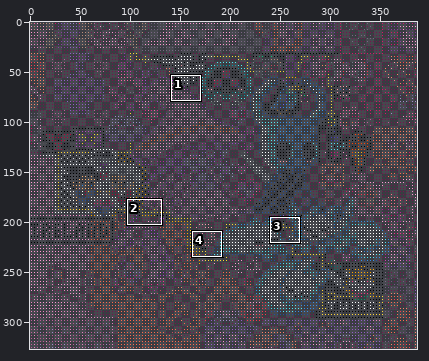
File history of a sprite sheet, hk_zone_1292-40.png. Above, an overview of the earlier version with the close-up marked.
Close-up. Before:
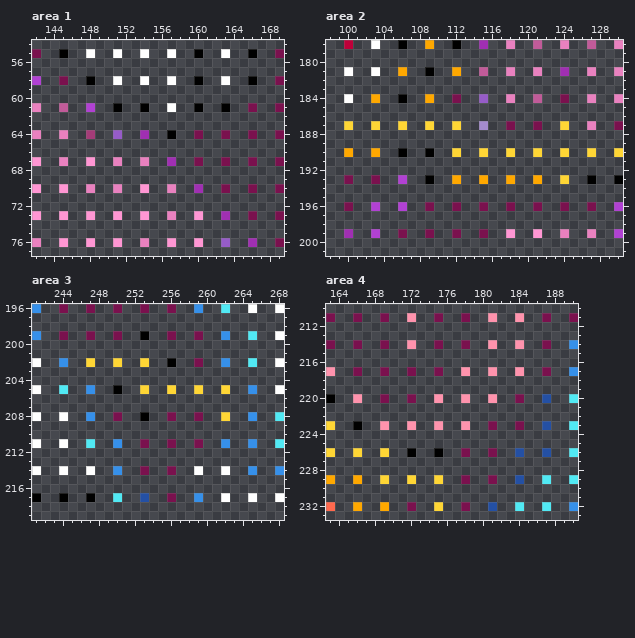
The file is 387x327 pixels. Shown: area 1: x 142..169, y 54..77; area 2: x 98..130, y 178..201; area 3: x 241..268, y 196..219; area 4: x 163..190, y 210..233.
After the commit:
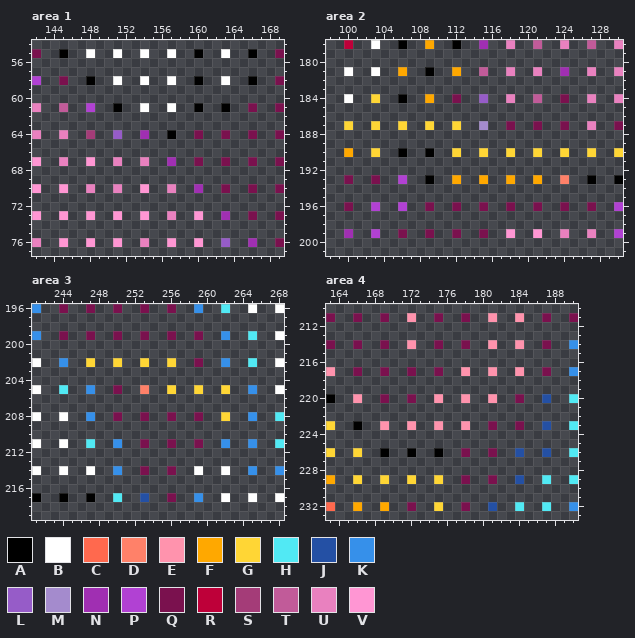
Palette (. is transparent): A #000000  B #ffffff  C #ff694e  D #ff8169  E #ff93ad  F #ffa800  G #ffd635  H #51e9f4  J #2450a4  K #3690ea  L #965cc8  M #a48bcd  N #a02fb2  P #b141d3  Q #7a114e  R #be0039  S #a43c78  T #c15b99  U #e981bf  V #ff96d3
Difference:
Area 1:
Colour A becomes colour B in row 61 at x 154.
Area 2:
Colour G becomes colour D in row 193 at x 124.
Colour F becomes colour G in row 184 at x 103; in row 190 at x 103.
Colour G becomes colour Q in row 187 at x 124.
Area 3:
Colour G becomes colour D in row 205 at x 253.
Colour A becomes colour G in row 202 at x 256.
Colour A becomes colour Q in row 199 at x 253; in row 205 at x 250; in row 208 at x 253.
Area 4:
Colour G becomes colour A in row 226 at x 169.
Colour F becomes colour G in row 229 at x 166.
Where, in picture pixels (left, top, right, bottom), the same in both close-ups:
changed: (140, 103, 149, 112)
changed: (371, 94, 380, 103)
changed: (560, 121, 569, 130)
changed: (371, 148, 380, 157)
changed: (560, 175, 569, 184)
changed: (113, 331, 176, 421)
changed: (353, 448, 389, 484)
